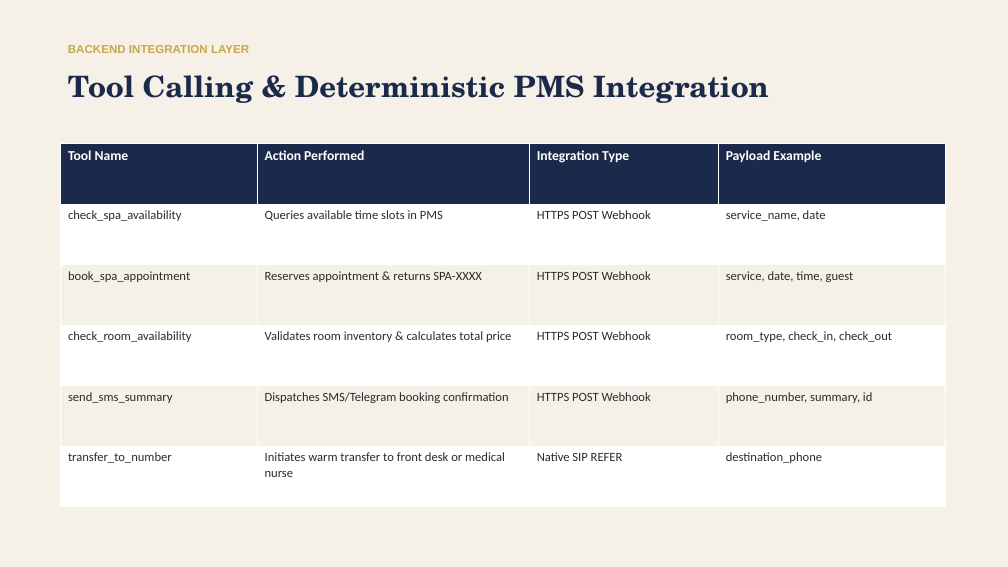
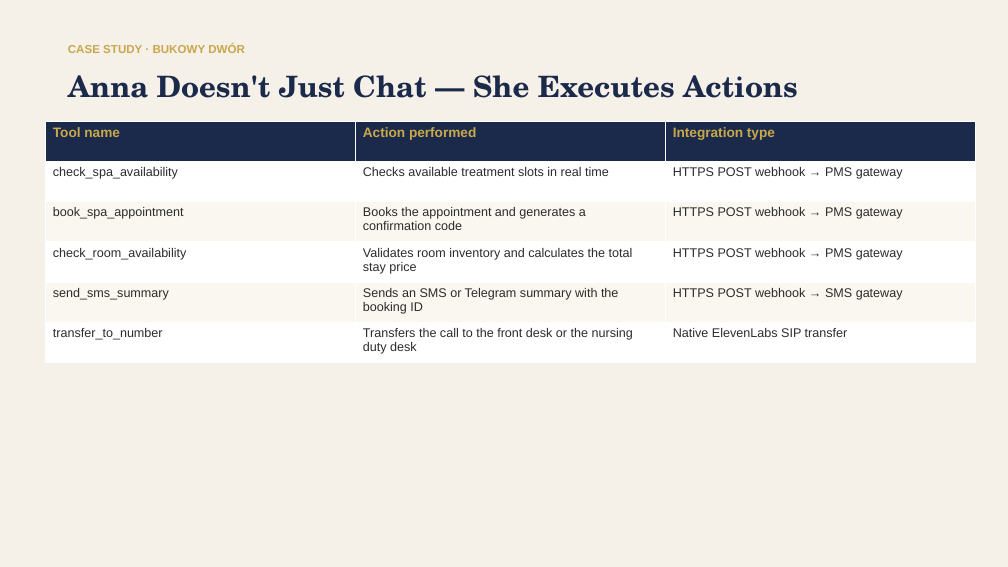
Before and after one commit to kpulka/Elevenlabs_SpaHotel_PoC, a slide deck: slide 7 of presentation/Bukowy_Dwor_Case_Study.pptx. Drawn at 1008x567 pixels with LibreOffice and Linux fonts; fonts in the diff are those of the drawing. Boxes give left, top, right and bottom in pixels: in the first picture for what was removed or moved away, otherwise in the second. Text is boxed around its words. In the diff, an @@ line names an element or a change of style, - is before the commit and + after.

```diff
--- a/presentation/Bukowy_Dwor_Case_Study.pptx
+++ b/presentation/Bukowy_Dwor_Case_Study.pptx
@@ text at [68,44,245,53]: text changed @@
-BACKEND INTEGRATION LAYER
+CASE STUDY · BUKOWY DWÓR
@@ text at [68,75,798,98]: text changed @@
-Tool Calling & Deterministic PMS Integration
+Anna Doesn't Just Chat — She Executes Actions
@@ table at [45,121,975,363] @@
-column 1: Tool Name | check_spa_availability | book_spa_appointment | check_room_availability | send_sms_summary | transfer_to_number
-column 2: Action Performed | Queries available time slots in PMS | Reserves appointment & returns SPA-XXXX | Validates room inventory & calculates total price | Dispatches SMS/Telegram booking confirmation | Initiates warm transfer to front desk or medical nurse
-column 3: Integration Type | HTTPS POST Webhook | HTTPS POST Webhook | HTTPS POST Webhook | HTTPS POST Webhook | Native SIP REFER
-column 4: Payload Example | service_name, date | service, date, time, guest | room_type, check_in, check_out | phone_number, summary, id | destination_phone
+column 1: Tool name | check_spa_availability | book_spa_appointment | check_room_availability | send_sms_summary | transfer_to_number
+column 2: Action performed | Checks available treatment slots in real time | Books the appointment and generates a confirmation code | Validates room inventory and calculates the total stay price | Sends an SMS or Telegram summary with the booking ID | Transfers the call to the front desk or the nursing duty desk
+column 3: Integration type | HTTPS POST webhook → PMS gateway | HTTPS POST webhook → PMS gateway | HTTPS POST webhook → PMS gateway | HTTPS POST webhook → SMS gateway | Native ElevenLabs SIP transfer
@@ table: place and size @@
-table at [60,144,945,507]
+table at [45,121,975,363]
```
Also in this commit, not shown: 7 other slides changed, 6 slides added, 6 slides removed, 11 other files.
